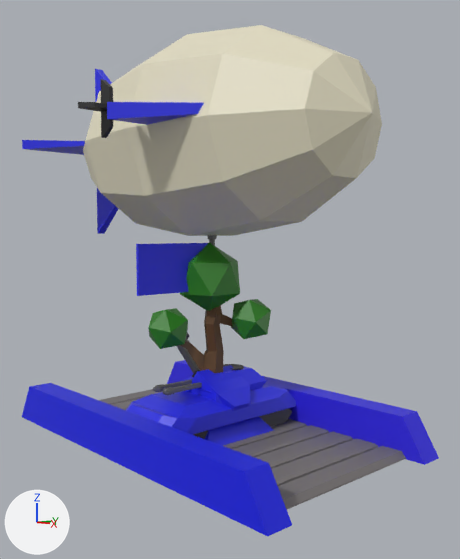
Before and after pictures for a commit that changed the Blender file blender/assets.blend.
Camera for both pictures: a 50 mm lens placed at (10.15, -8.78, 4.29), pointed at (0.19, 0.34, 3.32). Lighting does not change. The marker at lower left points along +X, +Y and +Z.

Names of what the first picture shows: 'AirShip', 'AntiAircraft', 'AntiAircraftBase', 'Bridge', 'Flag', 'TankBody', 'TankTurret', 'Tree1'.
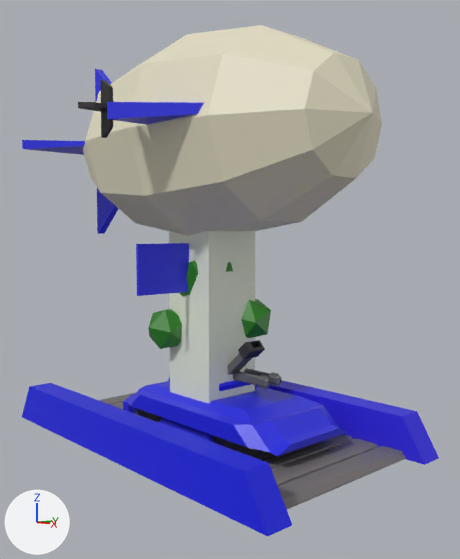
Pixel boxes (x1, y1, x2, y2) of what changed, in the pictures (460 x 559 px):
'Tower', added
    after: (169, 230, 255, 404)
'TankBody', moved, turned, rescaled
    before: (126, 383, 296, 439)
    after: (123, 381, 347, 461)
'AntiAircraft', turned
    before: (177, 332, 250, 411)
    after: (228, 340, 265, 375)
'TankTurret', moved, turned, rescaled
    before: (153, 364, 267, 395)
    after: (219, 368, 281, 391)
'Tree1', unchanged, covered by the edit
    before: (148, 242, 271, 373)
    after: (148, 261, 271, 349)
'AntiAircraftBase', unchanged, covered by the edit
    before: (205, 417, 273, 446)
    after: (159, 418, 214, 443)

Edits to the bpy script that builds the scene:
```text
Add mat_towerwalls:
    mat_towerwalls = principled_material('TowerWalls')
    mat_towerwalls.base_color = (0.751, 0.8, 0.661)  # white #e1e7d4
Add mat_windows:
    mat_windows = principled_material('Windows')
    mat_windows.base_color = (0.175, 0.527, 0.8)  # blue #74c0e7
    mat_windows.metallic = 0.834
Add me_cube_009:
    me_cube_009.from_pydata([(-1.0, -1.0, -1.0), (-1.0, -1.0, 5.98), (-1.0, 1.0, -1.0), (-1.0, 1.0, 5.98), (1.0, -1.0, -1.0), (1.0, -1.0, 5.98), (1.0, 1.0, -1.0), (1.0, 1.0, 5.98), (-1.73, -1.73, 7.96), (-1.73, 1.73, 7.96), (1.73, 1.73, 7.96), (1.73, -1.73, 7.96), (-2.2, -2.2, 7.96), (-2.2, 2.2, 7.96), (2.2, 2.2, 7.96), (2.2, -2.2, 7.96), (-2.2, -2.2, 8.17), (-2.2, 2.2, 8.17), (2.2, 2.2, 8.17), (2.2, -2.2, 8.17)], [], [(0, 1, 3, 2), (2, 3, 7, 6), (6, 7, 5, 4), (4, 5, 1, 0), (2, 6, 4, 0), (5, 7, 10, 11), (10, 9, 8, 11), (3, 1, 8, 9), (1, 5, 11, 8), (7, 3, 9, 10), (14, 15, 12, 13), (18, 17, 16, 19), (15, 14, 18, 19), (13, 12, 16, 17), (12, 15, 19, 16), (14, 13, 17, 18)])
    for i in [*range(0, 5)]: me_cube_009.polygons[i].material_index = 1
    for i in [5, 7, 8, 9]: me_cube_009.polygons[i].material_index = 2
    me_cube_009.materials.append(mat_faction)  # blue #282ce7
    me_cube_009.materials.append(mat_towerwalls)  # white #e1e7d4
    me_cube_009.materials.append(mat_windows)  # blue #74c0e7
Change ob_antiaircraft:
    ob_antiaircraft.rotation_euler: (0.0, 0.0, 0.0) -> (0.0, 0.0, 3.142)  # degrees (0, 0, 0) -> degrees (0, 0, 180)
Change ob_tankbody:
    ob_tankbody.location: (0.0, 0.0, 0.14) -> (0.22, 0.22, 0.14)
    ob_tankbody.rotation_euler: (0.0, 0.0, 0.0) -> (0.0, 0.0, 1.571)  # degrees (0, 0, 0) -> degrees (0, 0, 90)
    ob_tankbody.scale: (0.704, 1.46, 0.169) -> (0.918, 1.71, 0.169)
Change ob_tankturret:
    ob_tankturret.location: (0.0, 0.43, 1.2) -> (-0.22, 0.22, 1.41)
    ob_tankturret.rotation_euler: (0.0, 0.0, 0.0) -> (0.0, 0.0, 1.571)  # degrees (0, 0, 0) -> degrees (0, 0, 90)
    ob_tankturret.scale: (0.41, 0.488, 0.24) -> (0.41, 0.488, 0.453)
Add ob_tower:
    ob_tower = bpy.data.objects.new('Tower', me_cube_009)
    ob_tower.location = (0.0, 0.0, 0.86)
    ob_tower.scale = (0.641, 0.641, 0.641)
```
